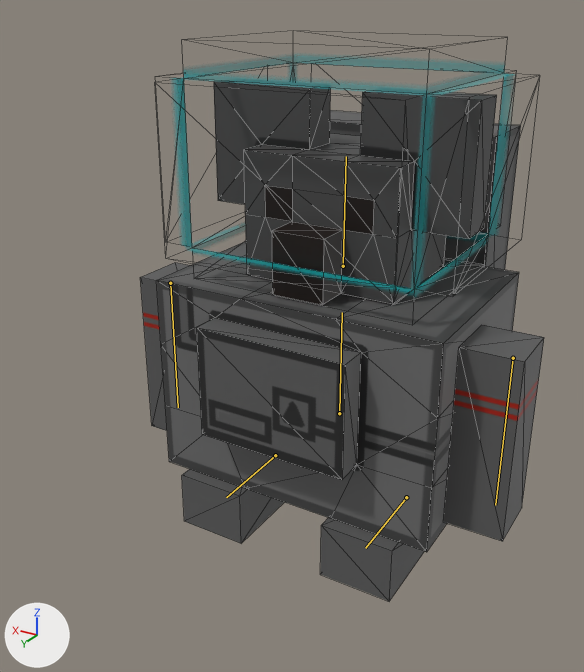
One commit to the Blender file project/GameResources/Models/ChiledKoala/ChiledKoala.blend: the scene before it, then after it.
Both versions are drawn from a camera (50 mm lens) standing at (-0.843, 1.643, 0.758) and looking at (0.113, 0.049, -0.039). Lighting does not change. The marker at lower left points along +X, +Y and +Z. The bones that bend it are drawn over the model as lines. Mesh edges are drawn as thin lines.

The first picture shows 'Arm', 'Arm.007'.
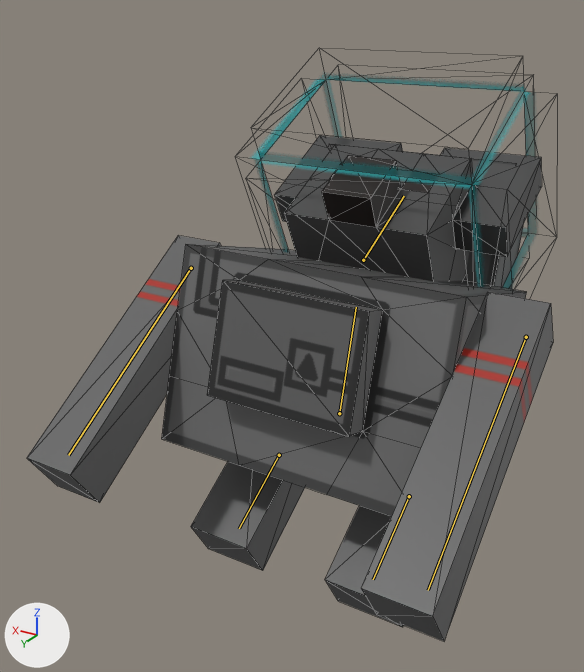
The newer file adds an action. The first version stands in its rest pose; the second is drawn at frame 7 of the action 'UpFront'.

What differs and where, as boxes (x1, y1, x2, y2) in the pictures (584 x 672 px):
'Arm', posed (30% wider): before (140, 82, 544, 601); after (27, 136, 553, 641)
'Arm.007', posed: before (173, 55, 513, 297); after (251, 74, 536, 289)
bone 'ボーン', root to tip: before (339, 413) to (342, 312); after (339, 413) to (356, 307)
bone 'ボーン.002', root to tip: before (275, 455) to (226, 497); after (279, 455) to (239, 528)
bone 'ボーン.001', root to tip: before (170, 283) to (178, 407); after (191, 268) to (68, 455)
bone 'ボーン.003', root to tip: before (343, 266) to (346, 156); after (363, 260) to (404, 196)
bone 'ボーン.004', root to tip: before (406, 497) to (365, 548); after (409, 496) to (373, 579)
bone 'ボーン.005', root to tip: before (513, 358) to (495, 505); after (526, 337) to (428, 590)

The change in detail:
Bone 'ボーン' (bone_ボーン) turns from (0, 0, 0) to (-16, 0, 0) degrees about its own x, y and z.
Bone 'ボーン.002' (bone_ボーン_002) moves from (0.0, 0.0, 0.0) to (0.007, -0.072, 0.0).
Bone 'ボーン.002' (bone_ボーン_002) turns from (0, 0, 0) to (0, 0, 47) degrees about its own x, y and z.
Bone 'ボーン.001' (bone_ボーン_001) turns from (0, 0, 0) to (-41, 0, 0) degrees about its own x, y and z.
Bone 'ボーン.001' (bone_ボーン_001) is rescaled from (1.0, 1.0, 1.0) to (1.0, 1.62, 1.0).
Bone 'ボーン.003' (bone_ボーン_003) turns from (0, 0, 0) to (-47, 0, 0) degrees about its own x, y and z.
Bone 'ボーン.004' (bone_ボーン_004) moves from (0.0, 0.0, 0.0) to (0.007, -0.072, 0.0).
Bone 'ボーン.004' (bone_ボーン_004) turns from (0, 0, 0) to (0, 0, 47) degrees about its own x, y and z.
Bone 'ボーン.005' (bone_ボーン_005) turns from (0, 0, 0) to (-41, 0, 0) degrees about its own x, y and z.
Bone 'ボーン.005' (bone_ボーン_005) is rescaled from (1.0, 1.0, 1.0) to (1.0, 1.62, 1.0).
